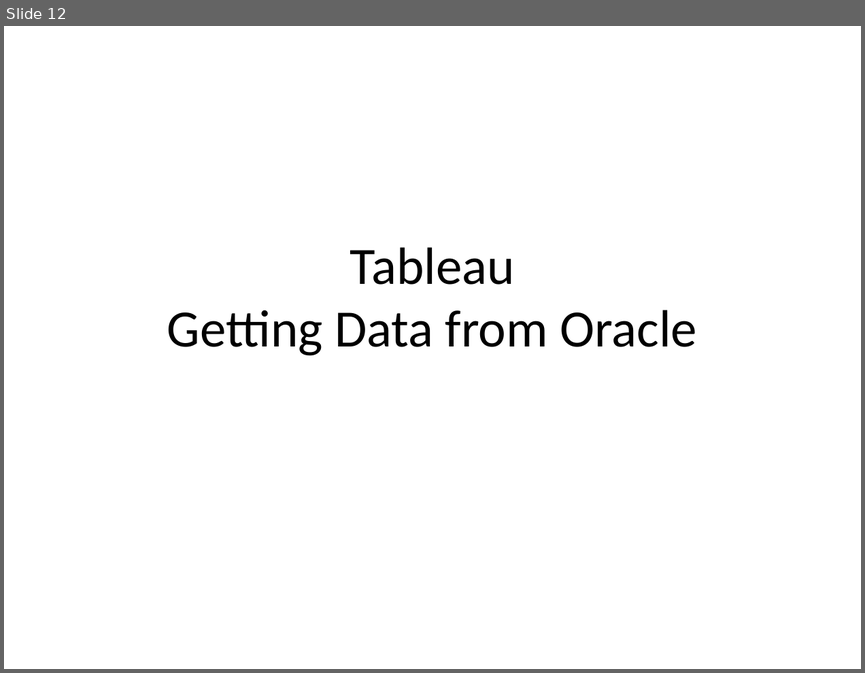
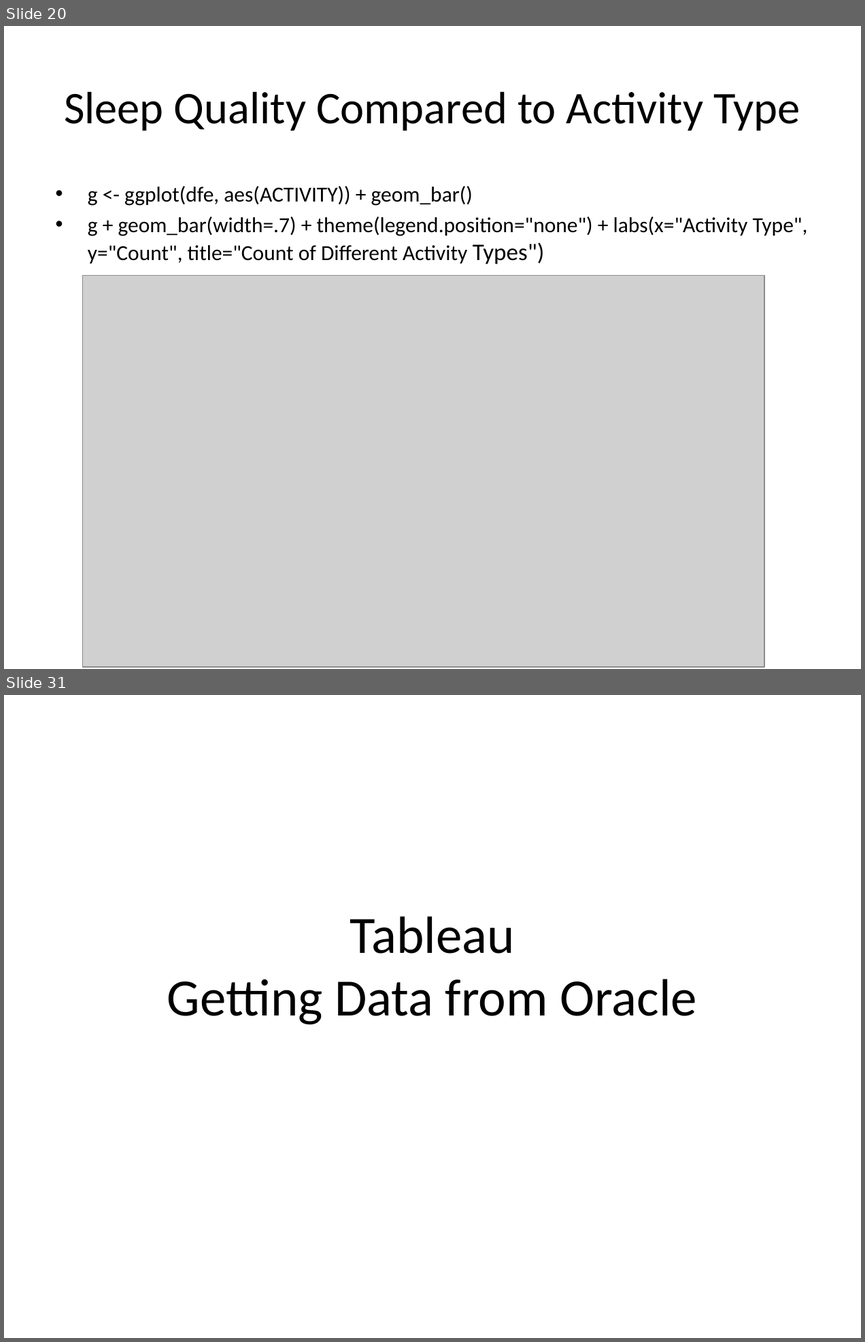
Before and after one commit to andreanc223/DV_FinalProject, a slide deck: 00 Doc/Presentation.pptx. Shown one above the other, each under a label of ours: slide 12 before the commit, slides 20 and 31 after it; the slides between them are not shown. The pictures are 865x673 and 865x1342 pixels, drawn with LibreOffice and Linux fonts; fonts in the diff are those of the drawing; grey boxes stand for pictures. Boxes give left, top, right and bottom in pixels: in the first picture for what was removed or moved away, otherwise in the second. Text is boxed around its words. In the diff, an @@ line names an element or a change of style, - is before the commit and + after.

```diff
--- a/00 Doc/Presentation.pptx
+++ b/00 Doc/Presentation.pptx
@@ slide 20 added at (4, 26, 861, 669), background #FFFFFF @@
@@ title added at (64, 91, 800, 131), 38 pt, text #000000 @@
+Sleep Quality Compared to Activity Type
@@ text added at (88, 186, 808, 264), 18 pt, text #000000 @@
+• g <- ggplot(dfe, aes(ACTIVITY)) + geom_bar()
+• g + geom_bar(width=.7) + theme(legend.position="none") + labs(x="Activity Type", y="Count", title="Count of Different Activity Types")
@@ picture added at (83, 276, 765, 667) @@
@@ what was slide 12 is now slide 31 @@
```
Also in this commit, not shown: 18 other slides added, 8 other files.
